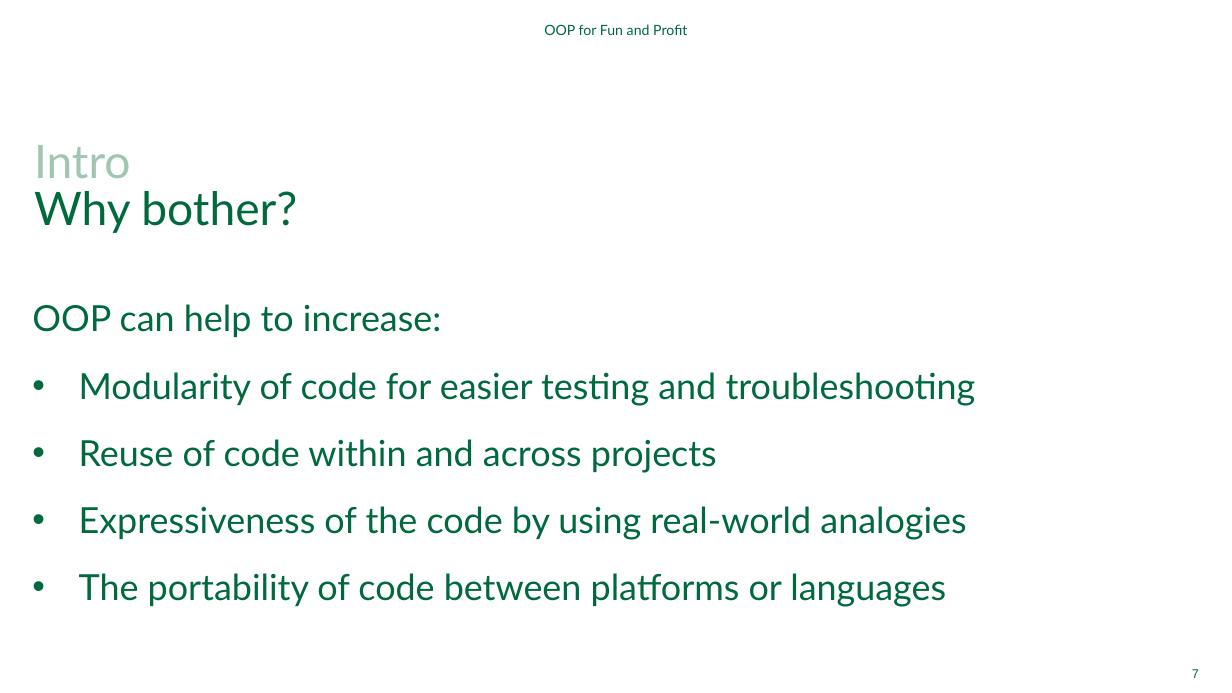
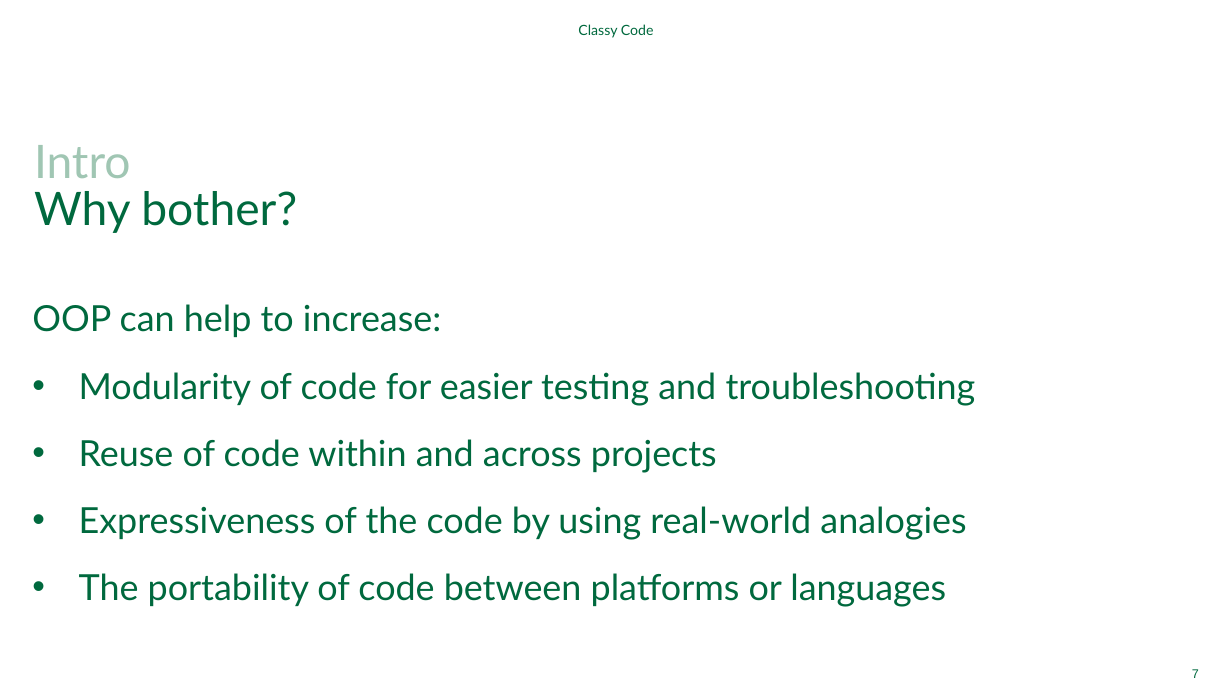
Before and after one commit to Dartmouth-Libraries/classy-code, a slide deck: slide 7 of ppt/OOP-for-Fun-and-Profit.pptx. Drawn at 1232x693 pixels with LibreOffice and Linux fonts; fonts in the diff are those of the drawing; background and template pictures are left out. Boxes give left, top, right and bottom in pixels: in the first picture for what was removed or moved away, otherwise in the second. Text is boxed around its words. In the diff, an @@ line names an element or a change of style, - is before the commit and + after.

```diff
--- a/ppt/OOP-for-Fun-and-Profit.pptx
+++ b/ppt/OOP-for-Fun-and-Profit.pptx
@@ text at bbox=[578, 24, 654, 38]: text changed @@
-OOP for Fun and Profit
+Classy Code
```
Also in this commit, not shown: 10 other slides changed.
